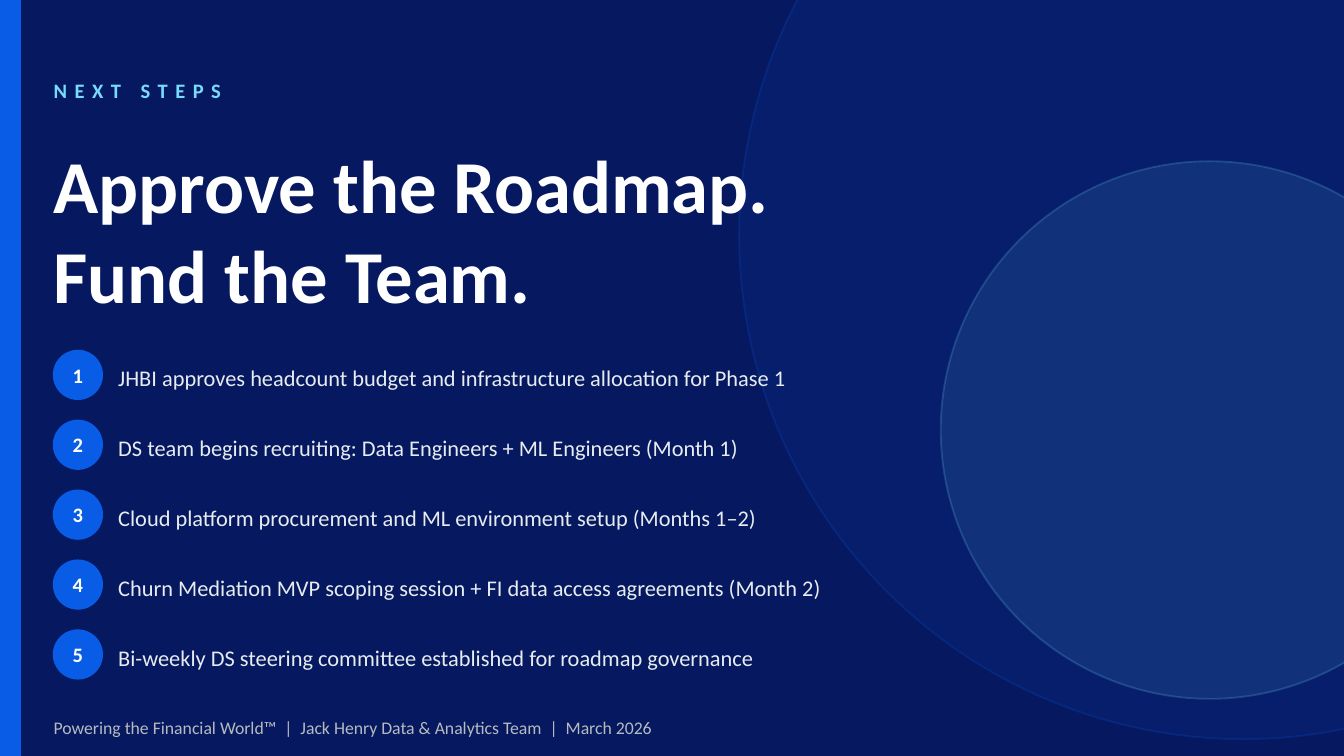
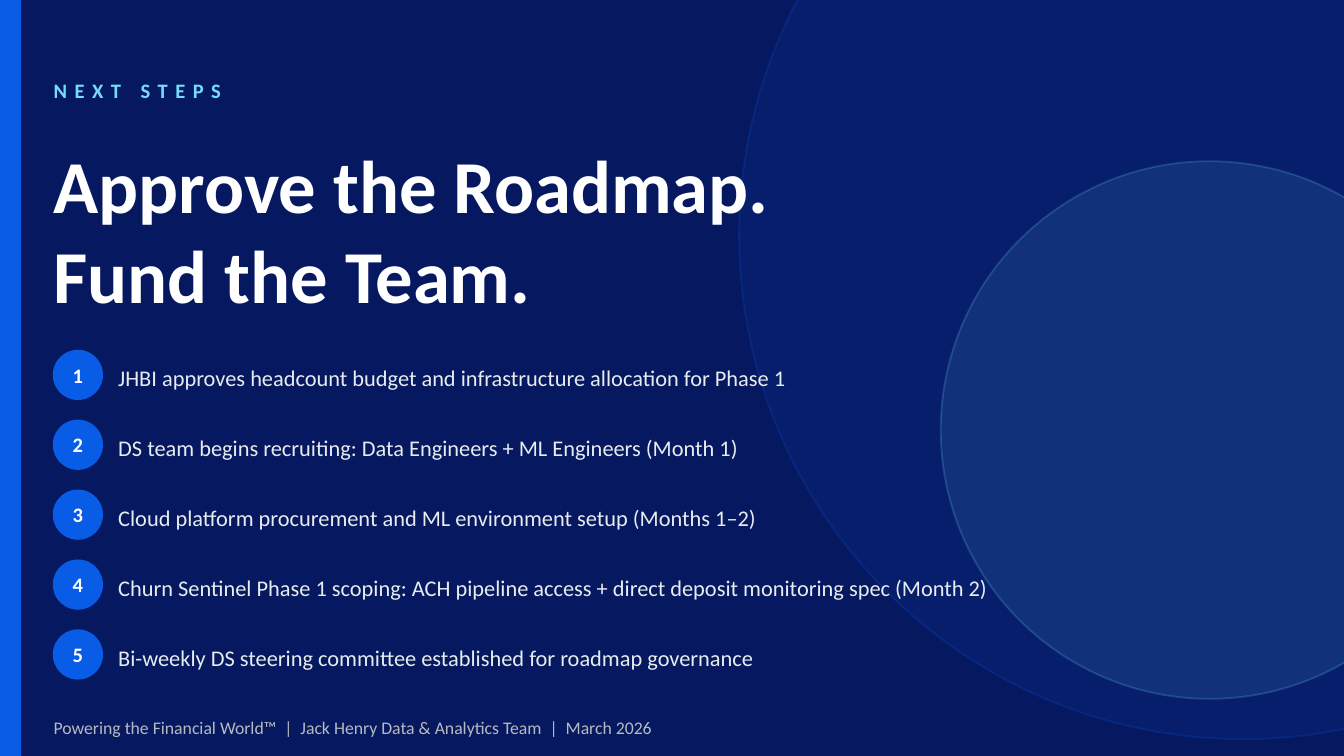
Before and after one commit to MonkeyWrenchGang/jhai_presentations, a slide deck: slide 24 of JH_DS_Strategy_JHBI.pptx. Drawn at 1344x756 pixels with LibreOffice and Linux fonts; fonts in the diff are those of the drawing. Boxes give left, top, right and bottom in pixels: in the first picture for what was removed or moved away, otherwise in the second. Text is boxed around its words. In the diff, an @@ line names an element or a change of style, - is before the commit and + after.

Commit message:
Rename to Churn Sentinel; add two-phase ACH-first signal story
- Renamed Attrition/Churn Mediation → Churn Sentinel throughout
- Detail slide rewritten: Phase 1 = ACH direct deposit monitoring,
  Phase 2 = core banking + Banno digital signal enrichment
- App Delivery Gantt: split into Churn Sentinel (Phase 1 ACH) and
  Churn Sentinel+ (Phase 2 Core+Digital) rows
- Phased Roadmap Phase 1 bullets: ACH pipeline ingestion + Sentinel launch
- Phased Roadmap Phase 2: Churn Sentinel+ chip added, bullets updated
- Next Steps: updated scoping item to ACH pipeline + DD monitoring spec
- Metric 3 updated to Q3 FY26 Phase 1 target

```diff
--- a/JH_DS_Strategy_JHBI.pptx
+++ b/JH_DS_Strategy_JHBI.pptx
@@ text at [118,577,987,600]: text changed @@
-Churn Mediation MVP scoping session + FI data access agreements (Month 2)
+Churn Sentinel Phase 1 scoping: ACH pipeline access + direct deposit monitoring spec (Month 2)
```
Also in this commit, not shown: 8 other slides changed, 1 other file.
